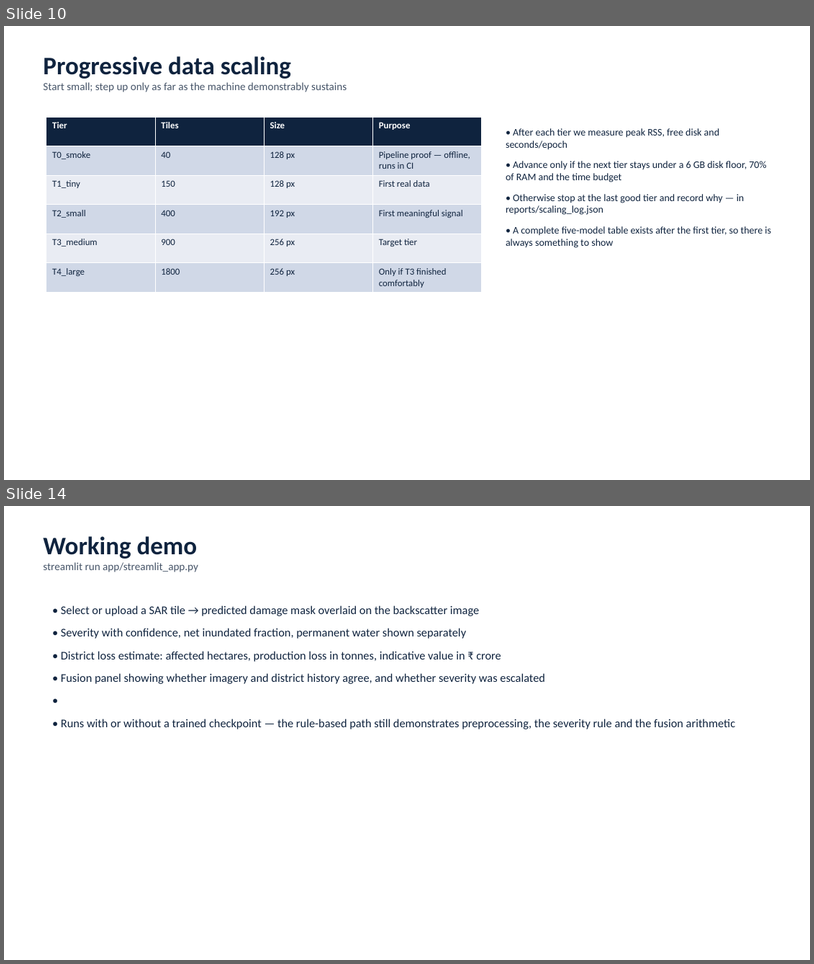
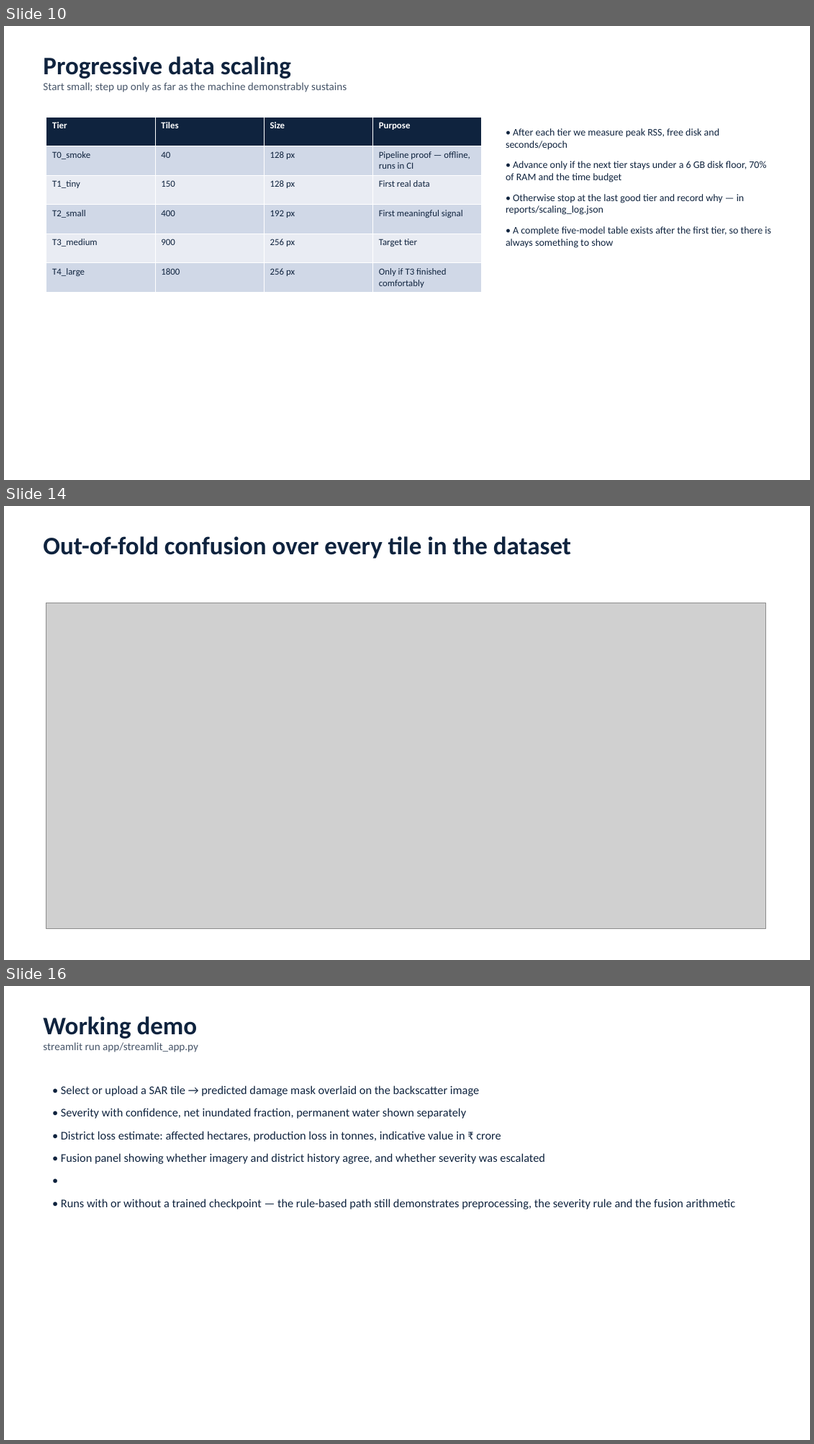
Before and after one commit to tejgokani/flood-crop-damage-ai, a slide deck: slides/Techathon_PS6.pptx. Shown one above the other, each under a label of ours: slides 10 and 14 before the commit, slides 10, 14 and 16 after it; the slides between them are not shown. The pictures are 814x964 and 814x1444 pixels, drawn with LibreOffice and Linux fonts; fonts in the diff are those of the drawing; grey boxes stand for pictures. Boxes give left, top, right and bottom in pixels: in the first picture for what was removed or moved away, otherwise in the second. Text is boxed around its words. In the diff, an @@ line names an element or a change of style, - is before the commit and + after.

Commit message:
results: 5-fold cross-validated benchmark, overfitting eliminated
Every one of the 900 tiles scored exactly once by a model that never saw it.

                     macro-F1        accuracy   within-1   binary F1   gap
  YOLO12 + U-Net     0.462 +-0.048   0.713      0.951      0.664       -0.076
  CNN + LSTM         0.459 +-0.041   0.688      0.934      0.692       -0.096

Against the five-model single-split baseline, YOLO12 went from 0.342 macro-F1 / 0.400 accuracy
to 0.462 / 0.713, and from the worst model to the best.

Three things worth recording:

1. **Severe F1 is no longer 0.000.** It is 0.205 and 0.194. Nothing about the corpus changed --
   there are still only 20 Severe tiles -- but cross validation scores all 20 out-of-fold
   instead of the ~3 a single 15% holdout reaches, so the class is finally measurable.
2. **All ten folds sit below the 0.10 overfitting threshold and eight are negative**, meaning
   validation scored above training. reports/figures/cv_gaps.png plots it. The baseline ran at
   +0.19 to +0.35.
3. **Calibration was accepted on 10/10 folds**, cutting expected calibration error roughly in
   half and lifting mean confidence from ~60% to 73-77% -- earned by the ECE test, not by
   turning up a temperature.

```diff
--- a/slides/Techathon_PS6.pptx
+++ b/slides/Techathon_PS6.pptx
@@ slide 14 added at [4,506,810,960], background #FFFFFF @@
@@ text added at [43,536,571,559], 30 pt, text #0F233E, bold @@
+Out-of-fold confusion over every tile in the dataset
@@ picture added at [46,602,766,928] @@
@@ what was slide 14 is now slide 16 @@
```
Also in this commit, not shown: 2 slides changed, 1 other slide added, 5 other files.
